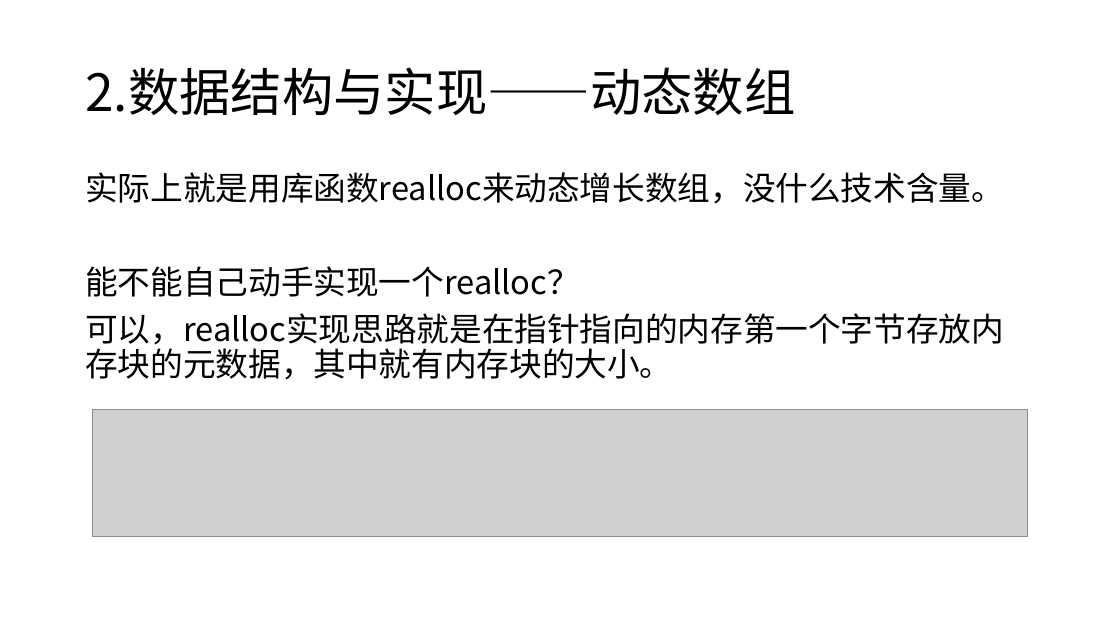
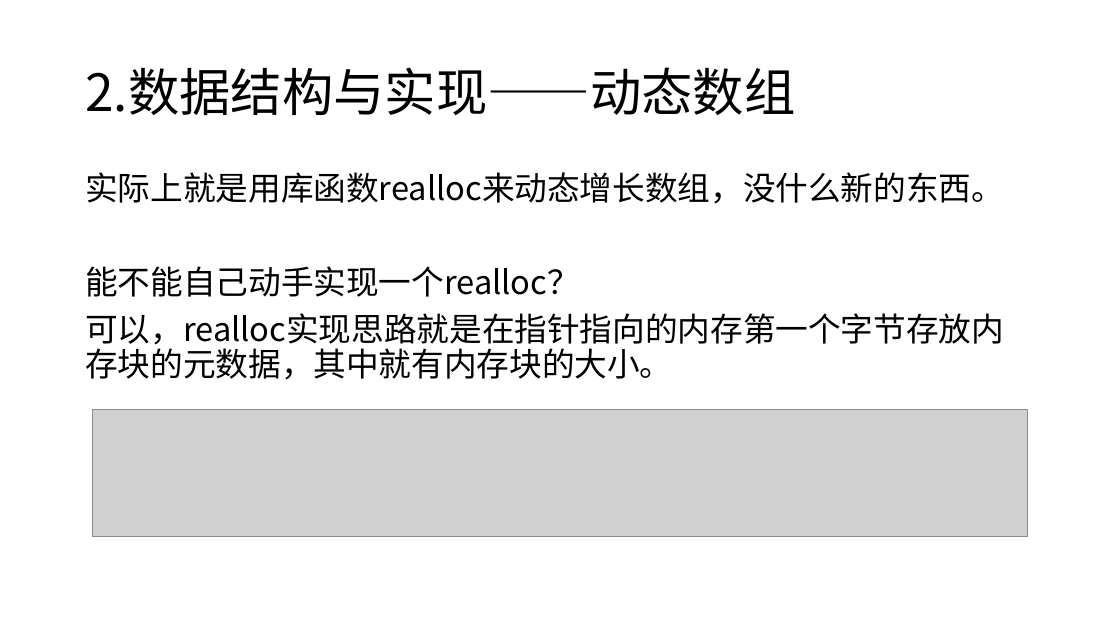
Before and after one commit to Blackteaxx/PythonDataAnalyze, a slide deck: slide 6 of Blakcteaxx/Clox.pptx. Drawn at 1120x630 pixels with LibreOffice and Linux fonts; fonts in the diff are those of the drawing; grey boxes stand for pictures. Boxes give left, top, right and bottom in pixels: in the first picture for what was removed or moved away, otherwise in the second. Text is boxed around its words. In the diff, an @@ line names an element or a change of style, - is before the commit and + after.

```diff
--- a/Blakcteaxx/Clox.pptx
+++ b/Blakcteaxx/Clox.pptx
@@ text at [85, 172, 1004, 204]: text changed @@
-实际上就是用库函数realloc来动态增长数组，没什么技术含量。
+实际上就是用库函数realloc来动态增长数组，没什么新的东西。
```
Also in this commit, not shown: 17 other slides changed, 2 slides added, 2 slides removed, 20 other files.
